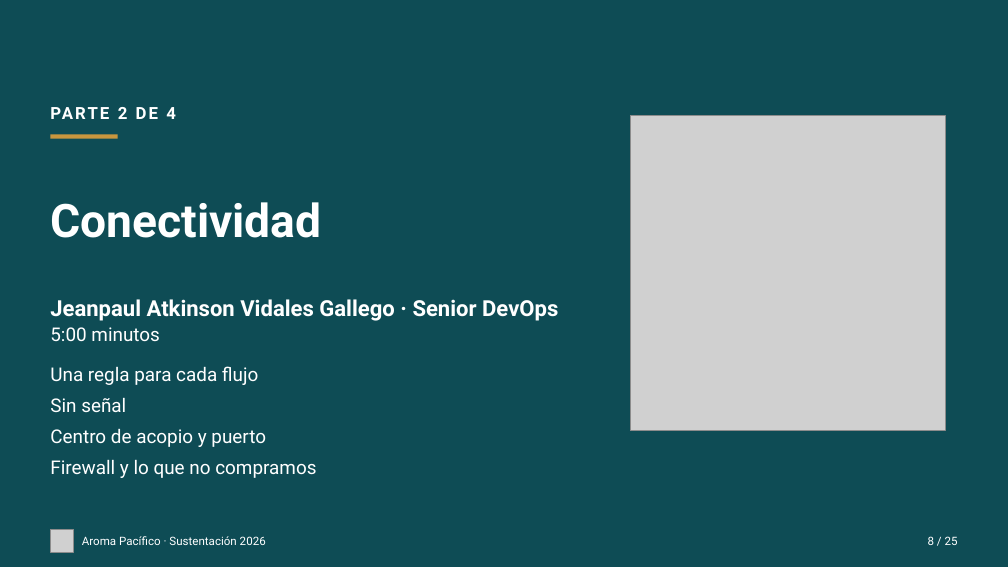
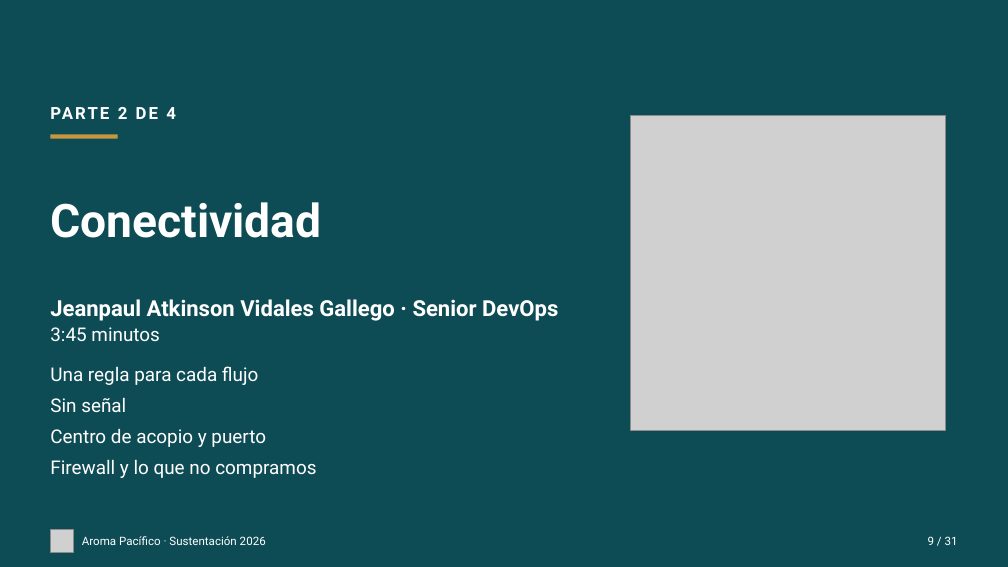
Before and after one commit to aroma-pacifico/aroma-pacifico-presentation, a slide deck: slide 9 of deck/aroma-pacifico-sustentacion.pptx (slide 8 before the commit). Drawn at 1008x567 pixels with LibreOffice and Linux fonts; fonts in the diff are those of the drawing; grey boxes stand for pictures. Boxes give left, top, right and bottom in pixels: in the first picture for what was removed or moved away, otherwise in the second. Text is boxed around its words. In the diff, an @@ line names an element or a change of style, - is before the commit and + after.

```diff
--- a/deck/aroma-pacifico-sustentacion.pptx
+++ b/deck/aroma-pacifico-sustentacion.pptx
@@ text at (50,327,160,341): text changed @@
-5:00 minutos
+3:45 minutos
@@ text at (928,536,958,545): text changed @@
-8 / 25
+9 / 31
```
Also in this commit, not shown: 24 other slides changed, 6 slides added, 38 other files.
